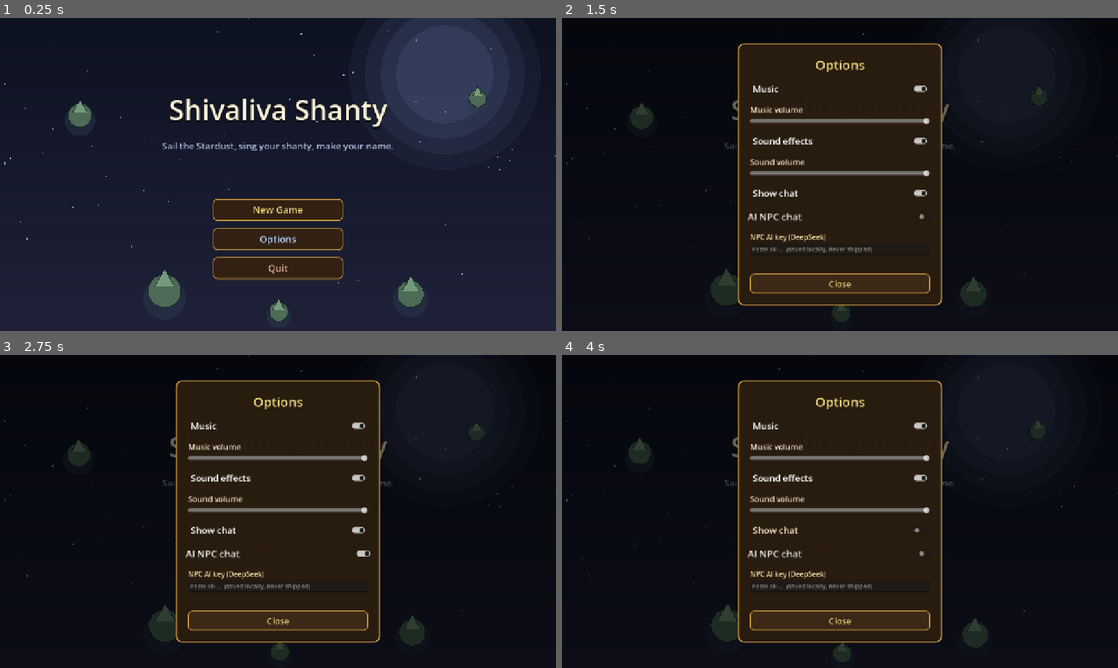
Above: before the commit, frames 1-4 (two rows, left to right).
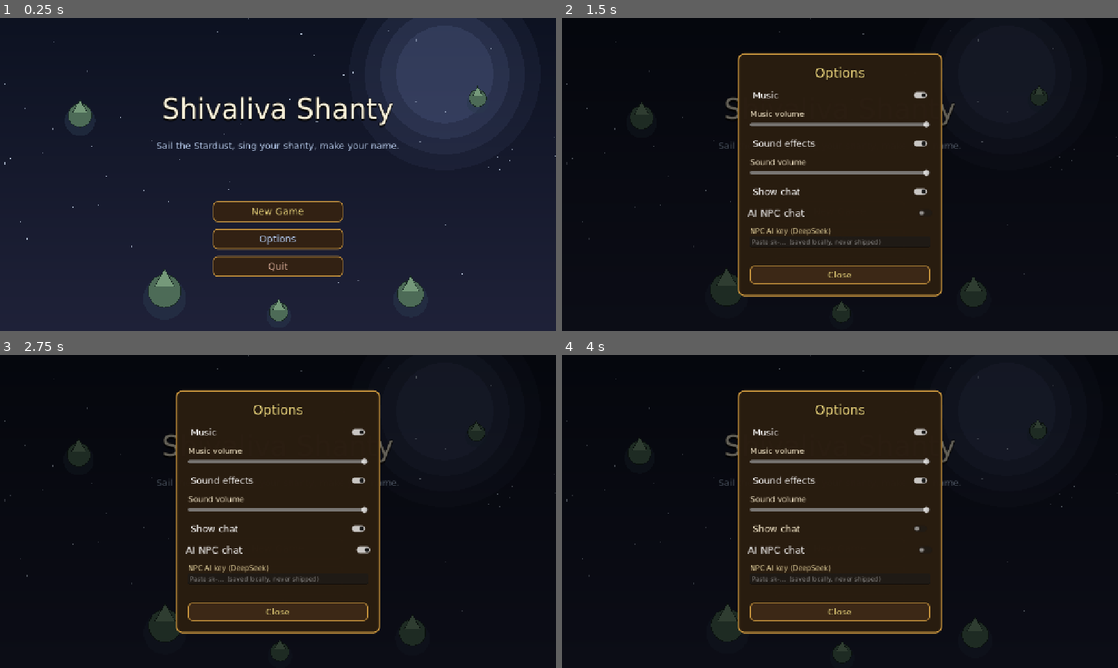
Above: after the commit, the same moments.

Repository: TairoyZone/shivaliva-shanty
Game: Godot game, scene res://main.tscn
Two runs of this game, one before a commit and one after it. Both use one fixed random seed, a clock stepped at 60 frames per second and the inputs below.
Inputs:
- Up to frame 1 (0.25 s): no input
- Up to frame 2 (1.5 s): click "Options" at 0.5 s; click "New Game" at 1.25 s
- Up to frame 3 (2.75 s): click "New Game" at 2 s
- Up to frame 4 (4 s): click "Show chat" at 2.75 s; click "AI NPC chat" at 3.5 s

The runs differ from the first frame. In frame 1, 4.2% of the frame differs, in the area x 28-72%, y 25-84%; in frame 2, 6.8%; in frame 3, 6.8%, in the area x 28-72%, y 7-93%; in frame 4, 6.8%.

Commit message:
fix(web): bundle DejaVu Sans for full symbol coverage on web + swap emoji glyphs
Web has no OS font fallback, so emoji + symbols the bundled font lacked rendered as broken boxes (desktop borrowed them from Windows). Set DejaVu Sans (a plain, broad-coverage sans, Troy's pick) as the project default, so poker suits, stars, hearts, arrows, gears, checkmarks, and the touch-button arrows render on web. Swapped the few glyphs DejaVu does not carry: the dice button emoji -> reroll arrow, the pause-menu gear/power icons -> plain text, the warning glyph in the AI-offline log -> dropped.

Co-Authored-By: Claude Opus 4.8 (1M context) <noreply@anthropic.com>

Diff:
--- a/autoloads/npc_brain.gd
+++ b/autoloads/npc_brain.gd
@@ -183,7 +183,7 @@
 	if _offline_warned:
 		return
 	_offline_warned = true
-	PlayerState.log_event("⚠ NPC AI offline — replies are canned. Start your proxy or set SHANTY_NPC_KEY (see proxy/README).",
+	PlayerState.log_event("NPC AI offline — replies are canned. Start your proxy or set SHANTY_NPC_KEY (see proxy/README).",
 		Color(0.98, 0.7, 0.38))
 
 
--- a/buildings/workshop/ship_shop/ship_christening.gd
+++ b/buildings/workshop/ship_shop/ship_christening.gd
@@ -65,7 +65,7 @@
 	_edit.text_submitted.connect(func(_t: String) -> void: _on_christen())
 	row.add_child(_edit)
 	var dice : Button = Button.new()
-	dice.text = "🎲"
+	dice.text = "↻"
 	dice.tooltip_text = "Roll a name"
 	dice.focus_mode = Control.FOCUS_NONE
 	dice.add_theme_font_size_override("font_size", 17)
--- a/interface/pause_menu/pause_menu.gd
+++ b/interface/pause_menu/pause_menu.gd
@@ -61,9 +61,9 @@
 
 	_content.add_child(_make_button("Resume", Color(0.86, 0.94, 0.82, 1.0), Color(0.16, 0.22, 0.14, 0.94),
 		Color(0.46, 0.66, 0.36, 1.0), _close))
-	_content.add_child(_make_button("⚙  Options", Color(0.80, 0.86, 0.96, 1.0), Color(0.14, 0.13, 0.20, 0.94),
+	_content.add_child(_make_button("Options", Color(0.80, 0.86, 0.96, 1.0), Color(0.14, 0.13, 0.20, 0.94),
 		Color(0.40, 0.42, 0.58, 1.0), func() -> void: OptionsPanel.open(self)))
-	_content.add_child(_make_button("⏻  Quit to Title", Color(0.92, 0.72, 0.52, 1.0), Color(0.20, 0.12, 0.07, 0.94),
+	_content.add_child(_make_button("Quit to Title", Color(0.92, 0.72, 0.52, 1.0), Color(0.20, 0.12, 0.07, 0.94),
 		Color(0.55, 0.38, 0.18, 1.0), _on_quit_to_title))
 
 	var hint : Label = Label.new()
--- a/project.godot
+++ b/project.godot
@@ -40,6 +40,10 @@
 window/size/viewport_width=1280
 window/size/viewport_height=720
 window/stretch/mode="canvas_items"
+
+[gui]
+
+theme/custom_font="res://assets/fonts/DejaVuSans.ttf"
 
 [input]
 
Binary file added: assets/fonts/DejaVuSans.ttf
Not shown, added: assets/fonts/DejaVuSans.ttf.import
